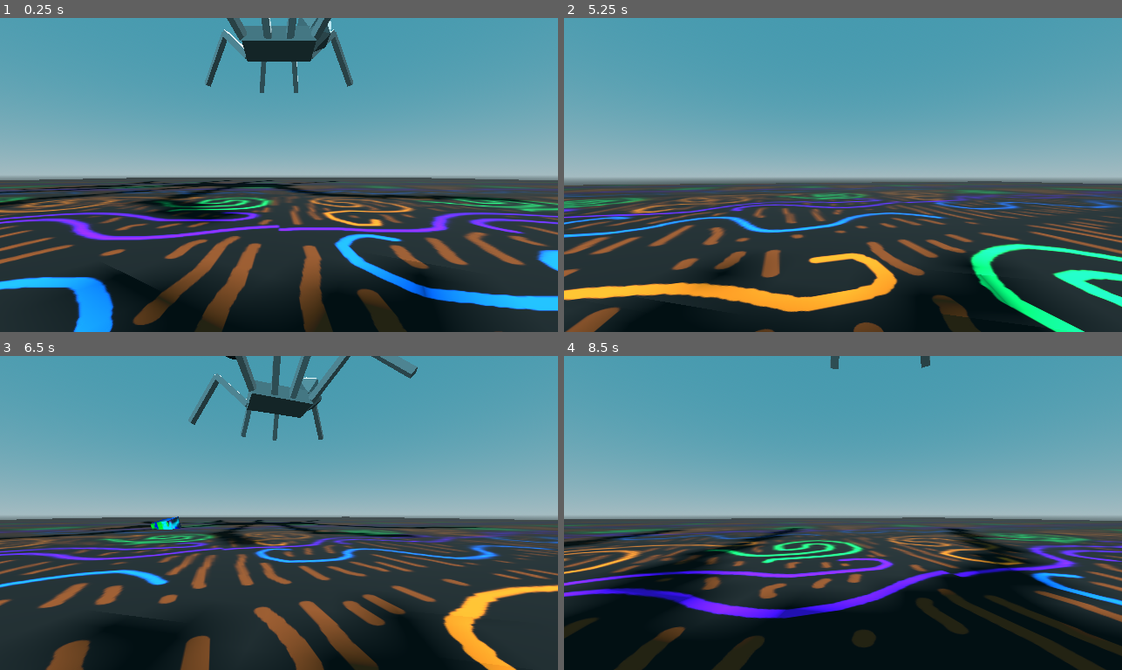
Above: before the commit, frames 1-4 (two rows, left to right).
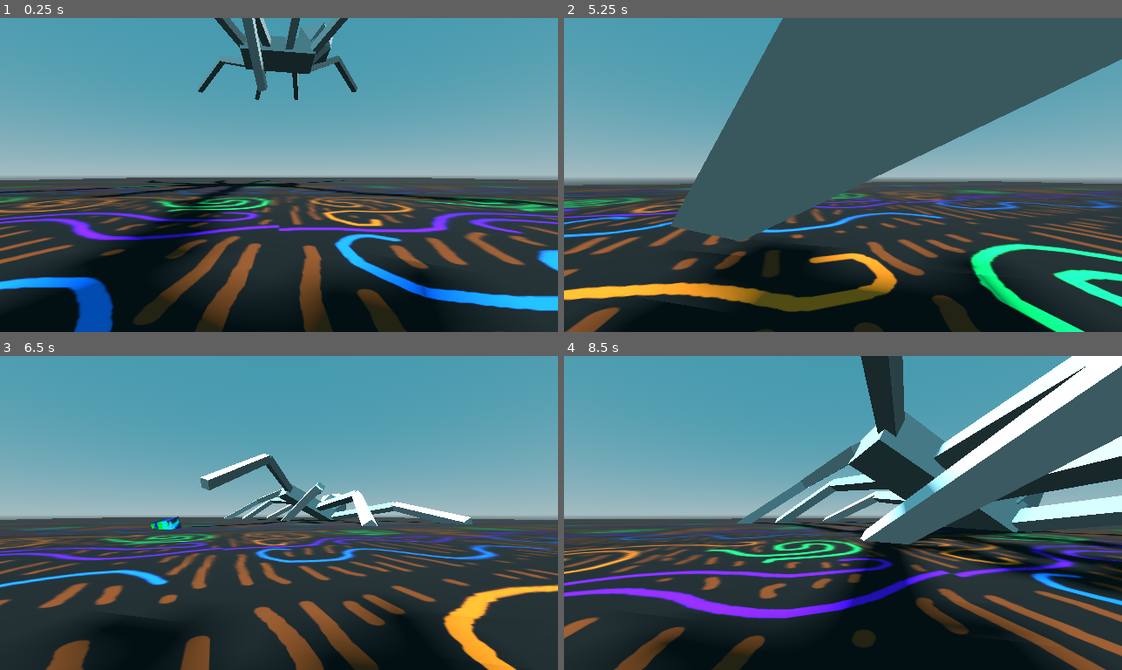
Above: after the commit, the same moments.

Repository: officialErnests/de-ai-ed
Game: Godot game, scene res://scenes/main.tscn
The game is run twice, just before and just after one commit, with the same random seed, the same clock (stepped at 60 frames per second) and the same inputs.
Inputs (mouse positions are in pixels of both pictures, inside the frame that each line leads up to):
- Up to frame 1 (0.25 s): no input
- Up to frame 2 (5.25 s): tap Enter at 0.5 s; move the mouse to (870, 175) at 0.52 s; press the mouse at (870, 175) at 0.53 s; hold W (movement_forward) 0.53-1.25 s; release the mouse at (870, 175) at 1.25 s; drag from (731, 190) to (815, 237) at 1.27 s; move the mouse to (898, 105) at 2.02 s; hold D (movement_right) 2.03-2.75 s; hold Mouse wheel down (scroll_down) 2.03-2.75 s; drag from (815, 237) to (675, 127) at 2.77 s; move the mouse to (1010, 222) at 3.52 s; press the mouse at (1010, 222) at 3.53 s; hold A (movement_left) 3.53-4.25 s; release the mouse at (1010, 222) at 4.25 s; drag from (675, 127) to (759, 96) at 4.27 s; tap Space at 5 s; move the mouse to (870, 175) at 5.02 s; hold S (movement_backward) from 5.03 s (still down); hold Mouse wheel down (scroll_down) from 5.03 s (still down); click (870, 175) at 5.17 s
- Up to frame 3 (6.5 s): release S (movement_backward) at 5.75 s; release Mouse wheel down (scroll_down) at 5.75 s; drag from (195, 434) to (167, 528) at 5.77 s
- Up to frame 4 (8.5 s): move the mouse to (965, 497) at 6.52 s; press the mouse at (965, 497) at 6.53 s; hold W (movement_forward) 6.53-7.25 s; release the mouse at (965, 497) at 7.25 s; drag from (731, 528) to (815, 575) at 7.27 s; move the mouse to (898, 443) at 8.02 s; hold S (movement_backward) from 8.03 s (still down); hold Mouse wheel down (scroll_down) from 8.03 s (still down)

The runs differ from the first frame. In frame 1, 9.4% of the frame differs, in the area x 0-100%, y 0-100%; in frame 2, 34%; in frame 3, 6.7%; in frame 4, 37%.
Error before the commit: Parse Error: Expected indented block after class declaration. (res://scripts/spiders_skeleton.gd:55)

Commit message:
Sample, demo

Diff:
--- a/scenes/spider.tscn
+++ b/scenes/spider.tscn
@@ -200,11 +200,6 @@
 "vertex_data": PackedByteArray("6eXtvsbQkL0YGpK+LyZqv/cENT9BQDy//PJ2v97qIj8NDUm/T0zUvg5j0rD+AHG+T0zUvg5j0rD+AHG+R0B8v/c …(555 unchanged characters)…
 }]
 blend_shape_mode = 0
-
-[sub_resource type="CylinderMesh" id="CylinderMesh_c7em6"]
-top_radius = 0.0
-bottom_radius = 0.2
-height = 1.0
 
 [sub_resource type="StandardMaterial3D" id="StandardMaterial3D_n276a"]
 
@@ -656,11 +651,6 @@
 mesh = SubResource("ArrayMesh_umjw3")
 skin = SubResource("Skin_2ee2v")
 
-[node name="Debuger" type="MeshInstance3D" parent="Skeleton3D/Cube_005"]
-transform = Transform3D(1, 0, 0, 0, 1, 0, 0, 0, 1, -0.73584074, 1.341893, -0.2195977)
-mesh = SubResource("CylinderMesh_c7em6")
-skeleton = NodePath("../..")
-
 [node name="Cube_006" type="MeshInstance3D" parent="Skeleton3D"]
 mesh = SubResource("ArrayMesh_4wx8k")
 skin = SubResource("Skin_2ee2v")
@@ -711,7 +701,7 @@
 
 [node name="PhysicalBoneSimulator3D" type="PhysicalBoneSimulator3D" parent="Skeleton3D" node_paths=PackedStringArray("debuger")]
 script = ExtResource("1_c7em6")
-debuger = NodePath("../Cube_005/Debuger")
+debuger = NodePath("")
 
 [node name="Physical Bone Body" type="PhysicalBone3D" parent="Skeleton3D/PhysicalBoneSimulator3D" groups=["Movable"]]
 bone_name = "Body"
@@ -721,10 +711,10 @@
 shape = SubResource("BoxShape3D_5iqwl")
 
 [node name="Physical Bone Leg_FL_l" type="PhysicalBone3D" parent="Skeleton3D/PhysicalBoneSimulator3D" groups=["Movable"]]
-transform = Transform3D(0.72792345, 0.46938565, 0.4998046, 0.029961886, 0.7064692, -0.70710933, -0.6850035, 0.5296965, 0.5001918, -0.73749995, 0.33587578, -0.4874999)
+transform = Transform3D(0.72792345, 0.46938565, 0.49980453, 0.02996188, 0.7064692, -0.70710933, -0.68500346, 0.5296965, 0.5001918, -0.73749995, 0.33587578, -0.4874999)
 joint_type = 5
-joint_offset = Transform3D(1, 0, 0, 0, 1, 0, 0, 0, 1, 0.00012995578, -3.829612e-06, 0.47500002)
-body_offset = Transform3D(0.6429591, 0.76590055, -0.00016967021, -0.00027358532, 8.106232e-06, -1.0000001, -0.76590043, 0.6429591, 0.00021469593, -2.9802322e-08, 0.47500014, 1.4901161e-08)
+joint_offset = Transform3D(1, 0, 0, 0, 1, 0, 0, 0, 1, 0.00012993584, -3.831347e-06, 0.47500002)
+body_offset = Transform3D(0.6429592, 0.76590055, -0.0001696404, -0.00027355552, 8.106232e-06, -1.0000001, -0.7659005, 0.6429591, 0.00021466613, -2.9802322e-08, 0.47500014, 1.4901161e-08)
 bone_name = "Leg_FL.l"
 joint_constraints/x/linear_limit_enabled = true
 joint_constraints/x/linear_limit_upper = 0.0
@@ -1091,10 +1081,10 @@
 shape = SubResource("CapsuleShape3D_c7em6")
 
 [node name="Physical Bone Leg_MbU_l" type="PhysicalBone3D" parent="Skeleton3D/PhysicalBoneSimulator3D" groups=["Movable"]]
-transform = Transform3D(0.98275197, 0.13828163, -0.12278781, -0.011135772, 0.7070192, 0.7071067, 0.1845932, -0.6935431, 0.6963644, 0.3280421, 0.3181982, -1.2597282)
+transform = Transform3D(0.98275197, 0.13828163, -0.12278782, -0.011135772, 0.7070192, 0.7071067, 0.1845932, -0.6935431, 0.6963644, 0.3280421, 0.3181982, -1.2597282)
 joint_type = 5
-joint_offset = Transform3D(1, 0, 0, 0, 1, 0, 0, 0, 1, -2.8647417e-08, 2.3915308e-07, 0.5)
-body_offset = Transform3D(0.25881916, -0.9659257, 2.3841858e-07, 1.3411045e-07, -1.7881393e-07, -0.9999998, 0.96592593, 0.25881913, 5.075708e-08, 1.1920929e-07, 0.4999999, -5.9604645e-08)
+joint_offset = Transform3D(1, 0, 0, 0, 1, 0, 0, 0, 1, -3.224577e-08, 2.381889e-07, 0.5)
+body_offset = Transform3D(0.25881916, -0.9659257, 2.3841858e-07, 1.3411045e-07, -1.7881393e-07, -0.9999998, 0.96592593, 0.25881913, 5.820766e-08, 1.1920929e-07, 0.4999999, -5.9604645e-08)
 bone_name = "Leg_MbU.l"
 joint_constraints/x/linear_limit_enabled = true
 joint_constraints/x/linear_limit_upper = 0.0
@@ -1165,10 +1155,10 @@
 shape = SubResource("CapsuleShape3D_c7em6")
 
 [node name="Physical Bone Leg_MfL_l" type="PhysicalBone3D" parent="Skeleton3D/PhysicalBoneSimulator3D" groups=["Movable"]]
-transform = Transform3D(0.9780143, 0.16855639, 0.1227881, -0.032958146, 0.7063384, -0.70710677, -0.2059173, 0.68751365, 0.6963643, -0.20832476, 0.33587748, -0.5807731)
+transform = Transform3D(0.9780143, 0.16855639, 0.12278812, -0.032958146, 0.7063384, -0.70710677, -0.2059173, 0.68751365, 0.6963643, -0.20832476, 0.33587748, -0.5807731)
 joint_type = 5
-joint_offset = Transform3D(1, 0, 0, 0, 1, 0, 0, 0, 1, 3.569247e-07, -1.1360265e-06, 0.47500134)
-body_offset = Transform3D(0.5000003, -0.86602557, 0, 4.4703484e-08, 5.9604645e-08, -1.0000002, 0.8660254, 0.5000003, 7.4505806e-08, -1.1622906e-06, 0.47500145, 2.2351742e-07)
+joint_offset = Transform3D(1, 0, 0, 0, 1, 0, 0, 0, 1, 3.630545e-07, -1.1324876e-06, 0.47500134)
+body_offset = Transform3D(0.5000003, -0.86602557, 0, 4.4703484e-08, 5.9604645e-08, -1.0000002, 0.8660254, 0.5000003, 5.9604645e-08, -1.1622906e-06, 0.47500145, 2.2351742e-07)
 bone_name = "Leg_MfL.l"
 joint_constraints/x/linear_limit_enabled = true
 joint_constraints/x/linear_limit_upper = 0.0
@@ -1387,10 +1377,10 @@
 shape = SubResource("CapsuleShape3D_c7em6")
 
 [node name="Physical Bone Leg_FU_r" type="PhysicalBone3D" parent="Skeleton3D/PhysicalBoneSimulator3D" groups=["Movable"]]
-transform = Transform3D(-0.7090169, -0.4972879, 0.49999982, 0.002708912, 0.7071011, 0.70710725, -0.70518637, 0.50270545, -0.49999952, -1.2249994, 0.31819797, 0.97500026)
+transform = Transform3D(-0.7090169, -0.4972879, 0.49999985, 0.002708912, 0.7071011, 0.70710725, -0.70518637, 0.50270545, -0.49999952, -1.2249994, 0.31819797, 0.97500026)
 joint_type = 5
-joint_offset = Transform3D(1, 0, 0, 0, 1, 0, 0, 0, 1, 6.098564e-07, -1.2665983e-07, 0.49999994)
-body_offset = Transform3D(0.9063078, 0.42261782, -4.4703484e-08, -3.874302e-07, 8.940697e-07, -1, -0.4226179, 0.9063079, 7.4505806e-07, -4.7683716e-07, 0.49999994, 0)
+joint_offset = Transform3D(1, 0, 0, 0, 1, 0, 0, 0, 1, 5.9635136e-07, -1.3295731e-07, 0.49999994)
+body_offset = Transform3D(0.9063078, 0.42261782, -1.4901161e-08, -3.874302e-07, 8.940697e-07, -1, -0.4226179, 0.9063079, 7.4505806e-07, -4.7683716e-07, 0.49999994, 0)
 bone_name = "Leg_FU.r"
 joint_constraints/x/linear_limit_enabled = true
 joint_constraints/x/linear_limit_upper = 0.0
@@ -1461,10 +1451,10 @@
 shape = SubResource("CapsuleShape3D_c7em6")
 
 [node name="Physical Bone Leg_BL_r" type="PhysicalBone3D" parent="Skeleton3D/PhysicalBoneSimulator3D" groups=["Movable"]]
-transform = Transform3D(-0.72431505, -0.47473025, -0.49999902, 0.024957392, 0.7066661, -0.70710695, 0.6890174, -0.5246468, -0.50000083, 0.7375001, 0.33587572, 0.4874999)
+transform = Transform3D(-0.72431505, -0.47473025, -0.499999, 0.024957392, 0.7066661, -0.70710695, 0.6890174, -0.5246468, -0.5000008, 0.7375001, 0.33587572, 0.4874999)
 joint_type = 5
-joint_offset = Transform3D(1, 0, 0, 0, 1, 0, 0, 0, 1, 6.1435566e-07, 1.11353636e-07, 0.475)
-body_offset = Transform3D(0.17364812, -0.98480785, -1.1920929e-07, -1.3411045e-06, -1.4901161e-07, -1, 0.98480797, 0.17364815, -1.2516975e-06, 5.9604645e-08, 0.475, -2.9802322e-08)
+joint_offset = Transform3D(1, 0, 0, 0, 1, 0, 0, 0, 1, 6.3075487e-07, 9.987078e-08, 0.475)
+body_offset = Transform3D(0.17364812, -0.98480785, -1.4901161e-07, -1.3411045e-06, -1.4901161e-07, -1, 0.98480797, 0.17364815, -1.2814999e-06, 5.9604645e-08, 0.475, -2.9802322e-08)
 bone_name = "Leg_BL.r"
 joint_constraints/x/linear_limit_enabled = true
 joint_constraints/x/linear_limit_upper = 0.0
@@ -1535,10 +1525,10 @@
 shape = SubResource("CapsuleShape3D_c7em6")
 
 [node name="Physical Bone Leg_BU_r" type="PhysicalBone3D" parent="Skeleton3D/PhysicalBoneSimulator3D" groups=["Movable"]]
-transform = Transform3D(-0.70036596, 0.50939894, -0.5000003, 0.009444355, 0.7070445, 0.70710605, 0.7137215, 0.4905108, -0.50000083, 1.2250001, 0.3181979, 0.9750002)
+transform = Transform3D(-0.70036596, 0.50939894, -0.50000024, 0.009444355, 0.7070445, 0.70710605, 0.7137215, 0.49051082, -0.50000083, 1.2250001, 0.3181979, 0.9750002)
 joint_type = 5
-joint_offset = Transform3D(1, 0, 0, 0, 1, 0, 0, 0, 1, 9.227746e-08, 4.866811e-07, 0.50000036)
-body_offset = Transform3D(-0.6427877, -0.7660442, 9.834766e-07, -5.066395e-07, -8.6426735e-07, -0.9999999, 0.7660443, -0.6427877, 2.4586916e-07, -5.9604645e-08, 0.50000024, 1.1920929e-07)
+joint_offset = Transform3D(1, 0, 0, 0, 1, 0, 0, 0, 1, 6.944756e-08, 5.058376e-07, 0.5000003)
+body_offset = Transform3D(-0.6427877, -0.76604414, 9.834766e-07, -5.066395e-07, -8.791685e-07, -0.9999999, 0.7660443, -0.6427877, 3.054738e-07, -5.9604645e-08, 0.50000024, 1.1920929e-07)
 bone_name = "Leg_BU.r"
 joint_constraints/x/linear_limit_enabled = true
 joint_constraints/x/linear_limit_upper = 0.0
@@ -1609,10 +1599,10 @@
 shape = SubResource("CapsuleShape3D_c7em6")
 
 [node name="Physical Bone Leg_MbL_r" type="PhysicalBone3D" parent="Skeleton3D/PhysicalBoneSimulator3D" groups=["Movable"]]
-transform = Transform3D(-0.988315, -0.090314806, -0.122787565, 0.023268193, 0.7067238, -0.7071069, 0.15063912, -0.7017013, -0.6963643, 0.2083242, 0.33587572, 0.580773)
+transform = Transform3D(-0.988315, -0.090314806, -0.12278756, 0.023268193, 0.7067238, -0.7071068, 0.15063912, -0.7017013, -0.6963642, 0.2083242, 0.33587572, 0.580773)
 joint_type = 5
-joint_offset = Transform3D(1, 0, 0, 0, 1, 0, 0, 0, 1, 8.983529e-08, 3.300788e-08, 0.47500002)
-body_offset = Transform3D(-0.25881976, -0.9659256, 1.7881393e-07, -2.0861626e-07, -8.940697e-08, -0.9999999, 0.9659255, -0.2588197, -1.4901161e-07, -2.9802322e-08, 0.47499996, -7.450581e-09)
+joint_offset = Transform3D(1, 0, 0, 0, 1, 0, 0, 0, 1, 1.0033603e-07, 4.4849678e-08, 0.47499996)
+body_offset = Transform3D(-0.25881976, -0.9659256, 2.0861626e-07, -2.0861626e-07, -8.940697e-08, -1, 0.9659255, -0.2588197, -1.6391277e-07, -2.9802322e-08, 0.47499996, -7.450581e-09)
 bone_name = "Leg_MbL.r"
 joint_constraints/x/linear_limit_enabled = true
 joint_constraints/x/linear_limit_upper = 0.0
@@ -1683,10 +1673,10 @@
 shape = SubResource("CapsuleShape3D_c7em6")
 
 [node name="Physical Bone Leg_MbU_r" type="PhysicalBone3D" parent="Skeleton3D/PhysicalBoneSimulator3D" groups=["Movable"]]
-transform = Transform3D(-0.9827518, 0.1382814, -0.122789845, 0.011134148, 0.7070193, 0.70710665, 0.1845945, 0.6935431, -0.6963641, 0.32804227, 0.318198, 1.2597282)
+transform = Transform3D(-0.9827517, 0.13828138, -0.12278986, 0.011134132, 0.7070193, 0.70710665, 0.18459448, 0.6935431, -0.6963641, 0.32804227, 0.318198, 1.2597282)
 joint_type = 5
-joint_offset = Transform3D(1, 0, 0, 0, 1, 0, 0, 0, 1, -1.0589936e-06, 1.7576878e-07, 0.4999999)
-body_offset = Transform3D(-0.25881904, -0.9659258, -2.0861626e-07, 2.0861626e-06, -3.5762787e-07, -1.0000001, 0.9659257, -0.25881904, 2.1368032e-06, 0, 0.5, 0)
+joint_offset = Transform3D(1, 0, 0, 0, 1, 0, 0, 0, 1, -1.051797e-06, 1.7384042e-07, 0.49999994)
+body_offset = Transform3D(-0.25881904, -0.9659258, -2.0861626e-07, 2.0861626e-06, -3.2782555e-07, -1.0000001, 0.96592575, -0.25881907, 2.121902e-06, 0, 0.5, 0)
 bone_name = "Leg_MbU.r"
 joint_constraints/x/linear_limit_enabled = true
 joint_constraints/x/linear_limit_upper = 0.0
@@ -1831,10 +1821,10 @@
 shape = SubResource("CapsuleShape3D_c7em6")
 
 [node name="Physical Bone Leg_MfU_r" type="PhysicalBone3D" parent="Skeleton3D/PhysicalBoneSimulator3D" groups=["Movable"]]
-transform = Transform3D(-0.9850555, -0.12078359, 0.12278857, 0.0014393724, 0.70710564, 0.7071066, -0.17223135, 0.69671595, -0.6963644, -0.32804242, 0.31819814, 1.2597282)
+transform = Transform3D(-0.9850555, -0.120783575, 0.12278858, 0.0014393724, 0.70710564, 0.70710653, -0.17223135, 0.6967159, -0.69636446, -0.32804242, 0.31819814, 1.2597282)
 joint_type = 5
-joint_offset = Transform3D(1, 0, 0, 0, 1, 0, 0, 0, 1, 3.4645245e-07, 2.8312172e-07, 0.50000006)
-body_offset = Transform3D(-1.4305115e-06, -0.9999997, 5.662441e-07, -7.748604e-07, -6.2584877e-07, -0.9999999, 1, -1.4007092e-06, -6.92904e-07, 0, 0.5, 0)
+joint_offset = Transform3D(1, 0, 0, 0, 1, 0, 0, 0, 1, 3.5017766e-07, 2.3841817e-07, 0.50000006)
+body_offset = Transform3D(-1.4305115e-06, -0.99999976, 4.7683716e-07, -7.748604e-07, -5.9604645e-07, -0.9999999, 1, -1.4007092e-06, -7.003546e-07, 0, 0.5, 0)
 bone_name = "Leg_MfU.r"
 joint_constraints/x/linear_limit_enabled = true
 joint_constraints/x/linear_limit_upper = 0.0
--- a/scripts/spiders_skeleton.gd
+++ b/scripts/spiders_skeleton.gd
@@ -3,13 +3,9 @@
 
 # Called when the node enters the scene tree for the first time.
 
-var bones
-var base_leg_arr = []
-var base_legs_left_arr = []
-var base_legs_right_arr = []
-var upper_legs_arr = []
-var upper_legs_left_arr = []
-var upper_legs_right_arr = []
+var base_bone
+var leg_base_bones = []
+var leg_upper_bones = []
 
 var time = 0
 @export var debuger: Node3D
@@ -18,45 +14,70 @@
 
 func _ready() -> void:
 	physical_bones_start_simulation()
-	bones = get_children().filter(func(x): return x is PhysicalBone3D)
+	var temp_bones = get_children().filter(func(x): return x is PhysicalBone3D)
+	for x in range(temp_bones.size() / 2.0):
+		if x == 0:
+			base_bone = Leg_bone.new(
+				temp_bones[x],
+				null,
+				null
+			)
+		leg_base_bones.append(Leg_bone.new(
+			temp_bones[x * 2 - 1],
+			base_bone.bone,
+			temp_bones[x * 2]
+		))
+		leg_upper_bones.append(Leg_bone.new(
+				temp_bones[x * 2],
+				temp_bones[x * 2 - 1],
+				null
+		))
+		leg_base_bones[x - 1].bone_next = leg_upper_bones[x - 1]
+
+var xx = 0
+func _physics_process(delta: float) -> void:
+	var a = -1
+	var b = 0
+	var s = 1
+	xx += 1
+	if xx % 10 == 0:
+		for iter_bone in leg_base_bones:
+			pass
+			print(iter_bone.getDirection())
+
+	for iter_bone in leg_base_bones:
+		iter_bone.addAngularVel(Vector3(
+			delta * 400 * a,
+			delta * 200 * b,
+			0
+		))
+
+	for iter_bone in leg_upper_bones:
+		iter_bone.addAngularVel(Vector3(
+			delta * 400 * s,
+			0,
+			0
+		))
 
 
-func _physics_process(delta: float) -> void:
-	var a = 0
-	var b = 0
-	var s = 0
-	x += 1
-	if x % 10 == 0:
-		print(bones[1].transform.basis.x.dot(bones[0].transform.basis.x),
-		bones[1].transform.basis.y.dot(bones[0].transform.basis.y),
-		bones[1].transform.basis.z.dot(bones[0].transform.basis.z))
-	# debuger.basis = bones[1].transform.basis * (start_vector * (bones[0].transform.basis * bones[0].transform.basis.inverse()))
+class Leg_bone extends Bone:
+	var bone_next
+	var bone_prev
+	func _init(p_bone: PhysicalBone3D, p_bone_next, p_bone_prev):
+		super (p_bone)
+		if p_bone_next: bone_next = p_bone_next
+		if p_bone_prev: bone_prev = p_bone_prev
 
-	for base_leg in base_leg_arr:
-		base_leg.angular_velocity += base_leg.transform.basis.x * delta * 400 * a
+	func getDirection():
+		return Vector3(bone.transform.basis.x.dot(bone_prev.transform.basis.x),
+				bone.transform.basis.y.dot(bone_prev.transform.basis.y),
+				bone.transform.basis.z.dot(bone_prev.transform.basis.z))
 
-	for base_leg in base_legs_left_arr:
-		base_leg.angular_velocity += base_leg.transform.basis.y * delta * 800 * b
+	func addAngularVel(p_velocity):
+		bone.angular_velocity += bone.transform.basis.x * p_velocity.x \
+								+ bone.transform.basis.y * p_velocity.y \
+								+ bone.transform.basis.z * p_velocity.z
 
-	for base_leg in base_legs_right_arr:
-		base_leg.angular_velocity += base_leg.transform.basis.y * delta * 800 * -b
-
-	for upper_leg in upper_legs_arr:
-		upper_leg.angular_velocity += upper_leg.transform.basis.x * delta * 400 * s
-	# for upper_leg in upper_legs_arr:
-	# 	upper_leg.angular_velocity += upper_leg.transform.basis.get_euler(1) * delta * 20
-	# for base_leg in base_legs_left_arr:
-	# 	# passjoint_constraints/y/linear_limit_softness
-	# 	base_leg.linear_velocity += base_leg.transform.basis.x * delta * -1
-	pass
-	# for base_leg in base_legs_left_arr:
-	# 	base_leg.angular_velocity = base_leg.transform.basis.x * delta * -200
-
-class Leg:
-class Base_leg extends Bone:
-	func _init(p_bone: PhysicalBone3D, p_uper_bone):
-		super (p_bone)
-		var
 
 class Bone:
 	var bone
Not shown: 1 places in scenes/spider.tscn that only renumber resources
